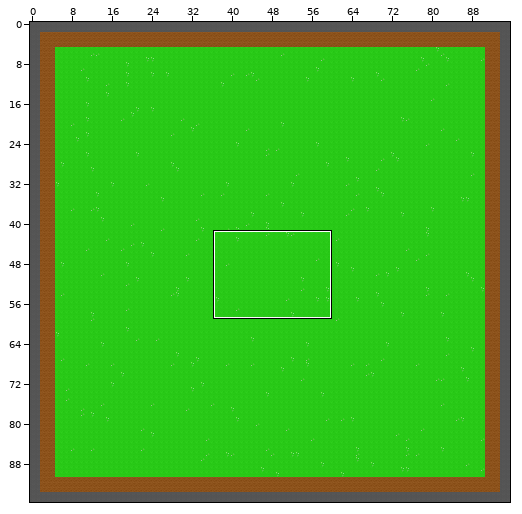
Two versions of a level (Tiled map (JSON), Assets/Maps/AdventurersGuild.json). Above: a wide view before the commit, with the close-up outlined.
Close-up. Before:
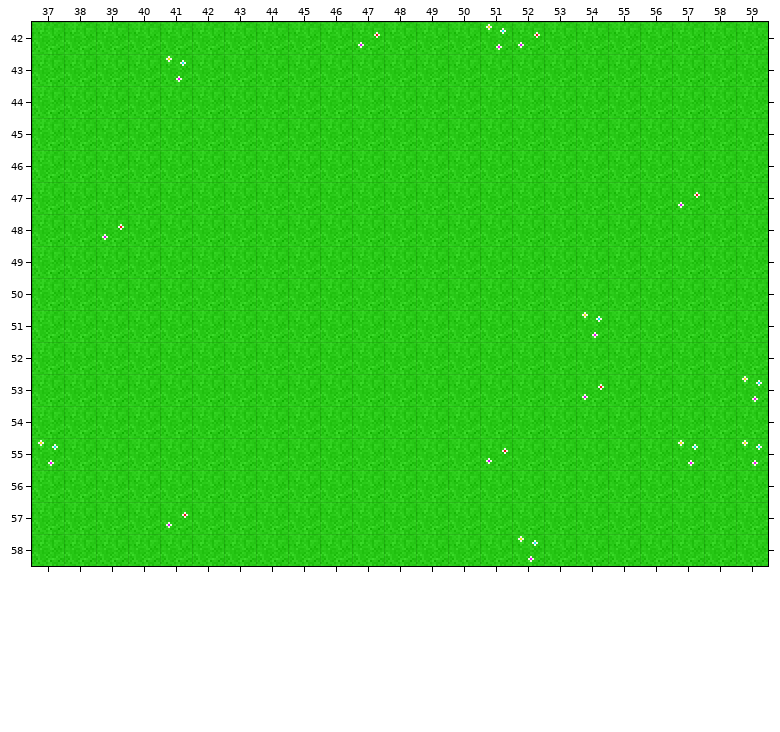
Cells are 16x16 px. Shown: x 37..59, y 42..58.
New version:
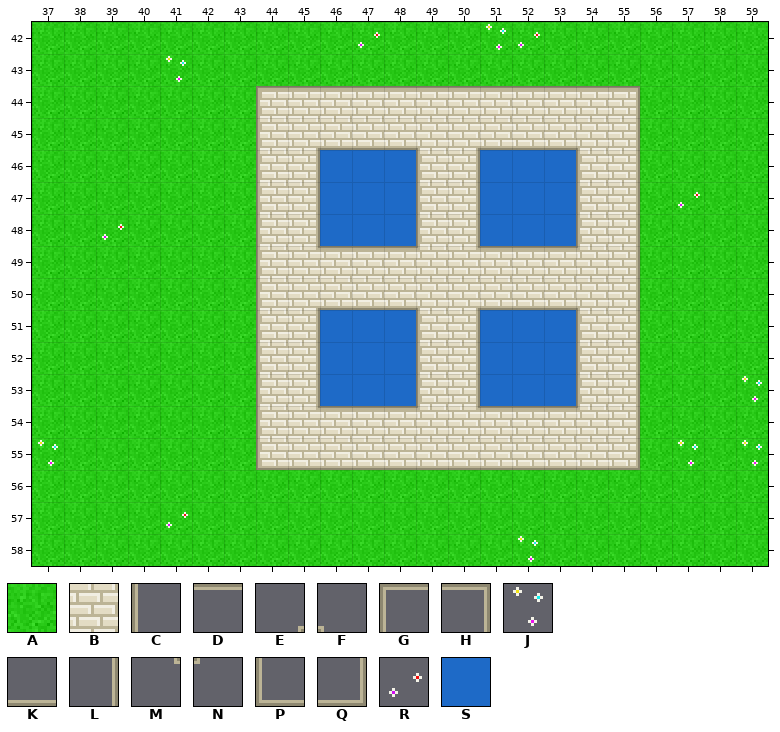
Key: from "JourneyCore-Maps": A 0 "Grass", B 6 "MarblePath", C 7 "MarblePath", D 8 "MarblePath", E 9 "MarblePath", F 10 "MarblePath", G 11 "MarblePath", H 12 "MarblePath", J 13 "Flower", K 20 "MarblePath", L 21 "MarblePath", M 22 "MarblePath", N 23 "MarblePath", P 24 "MarblePath", Q 25 "MarblePath", R 26 "Flower", S 754 "Water".
_ is an empty cell.
Change:
Layer "Base":
The author changed tile A to tile B in rows 44 to 45 at x 44 to 55; in rows 46 to 48 at x 44 to 45, 49 to 50 and 54 to 55; in rows 49 to 50 at x 44 to 55; in rows 51 to 53 at x 44 to 45, 49 to 50 and 54 to 55; in rows 54 to 55 at x 44 to 55.
The author changed tile A to tile S in rows 46 to 48 at x 46 to 48 and 51 to 53; in rows 51 to 53 at x 46 to 48 and 51 to 53.
Layer "Accents":
The author changed tile J to tile C in row 51 at x 54.
The author changed tile R to tile C in row 53 at x 54.
Tile C now appears in row 45 at x 44; in rows 46 to 48 at x 44, 49 and 54; in rows 49 to 50 at x 44; in row 51 at x 44 and 49; in row 52 at x 44, 49 and 54; in row 53 at x 44 and 49.
Tile C now appears in row 54 at x 44.
Tile D now appears in row 44 at x 45 to 54; in row 49 at x 46 to 48 and 51 to 53; in row 54 at x 46 to 48 and 51 to 53.
Tile E now appears in row 45 at x 45 and 50; in row 50 at x 45 and 50.
Tile F now appears in row 45 at x 49 and 54; in row 50 at x 49 and 54.
Tile G now appears in row 44 at x 44.
Tile H now appears in row 44 at x 55.
The author changed tile R to tile K in row 55 at x 51.
Tile K now appears in row 45 at x 46 to 48 and 51 to 53; in row 50 at x 46 to 48 and 51 to 53; in row 55 at x 45 to 50 and 52 to 54.
Tile L now appears in row 45 at x 55; in rows 46 to 48 at x 45, 50 and 55; in rows 49 to 50 at x 55; in rows 51 to 53 at x 45, 50 and 55; in row 54 at x 55.
Tile M now appears in row 49 at x 45 and 50; in row 54 at x 45 and 50.
Tile N now appears in row 49 at x 49 and 54; in row 54 at x 49 and 54.
Tile P now appears in row 55 at x 44.
Tile Q now appears in row 55 at x 55.
